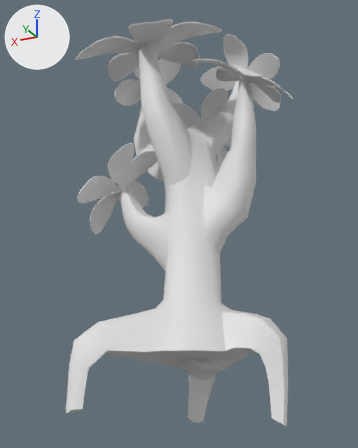
What one commit did to the FBX model Modelos3D/Decoration/Meadow/tree_withleaves.FBX.
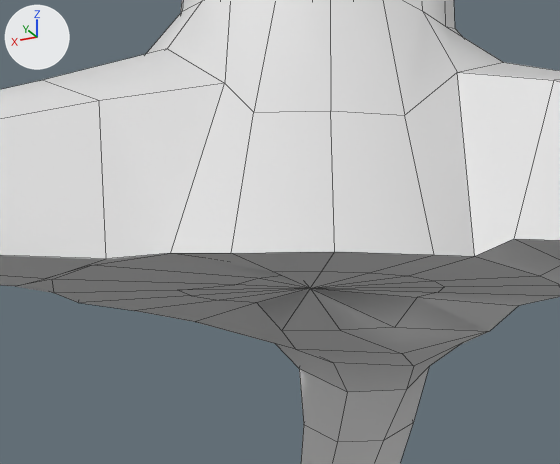
The first picture shows the older version from a camera (50 mm lens) standing at (-14.9, 32.3, -4.0) and looking at (1.1, 0.2, 10.5). The close-ups show both versions on the part from 35% to 68% of the width and 66% to 88% of the height of that picture; other places that the commit changed are outside them. Lighting does not change. The marker at upper left points along +X, +Y and +Z. The close-ups show mesh edges as thin lines. Where no turn or scale is listed for an object, it has been applied to the vertices.

In view in the first close-up: 'arbol'.
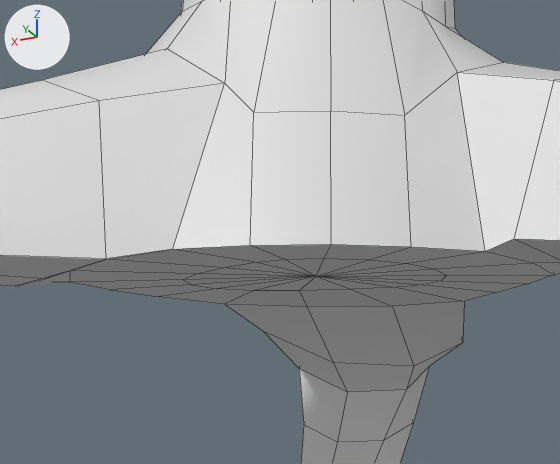
Where the newer file only moved an object's origin or applied its transform, the numbers keep the older frame.

Boxes [x1, y1, x2, y2] around the edits, measured in the close-ups (560 x 464 px; the box of a moved part takes in the faces that stretch with it):
part 1 of me_mesh, moved or reshaped
    before: [17, 75, 560, 366]
    after: [18, 75, 560, 366]
part 2 of me_mesh, shading changed
    both: [0, 0, 560, 464]

The change, as a diff of the scene's bpy script:
```diff
--- a/Modelos3D/Decoration/Meadow/tree_withleaves.FBX.py
+++ b/Modelos3D/Decoration/Meadow/tree_withleaves.FBX.py
@@ me_mesh @@
 me_mesh.from_pydata(...)  # 2375 vertices, 2332 faces; spans x -8.4..8.4, y -8.4..8.4, z -16.8..16.8
 # used by ob_arbol; location = (-0.33, 0.51, 12.73)
+# me_mesh part 1: 37 of 2375 vertices moved; they spanned x -3.1..4.5, y -4.5..3.7, z -13.0..-12.4 and now span x -3.0..4.0, y -4.2..3.2, z -12.3; mean shift (0.0, -0.1, 0.2); largest move (-0.4, -1.2, -13.0) -> (-0.1, -2.0, -12.3)
+# me_mesh part 2: edges marked sharp go from 1583 to 1541
```
